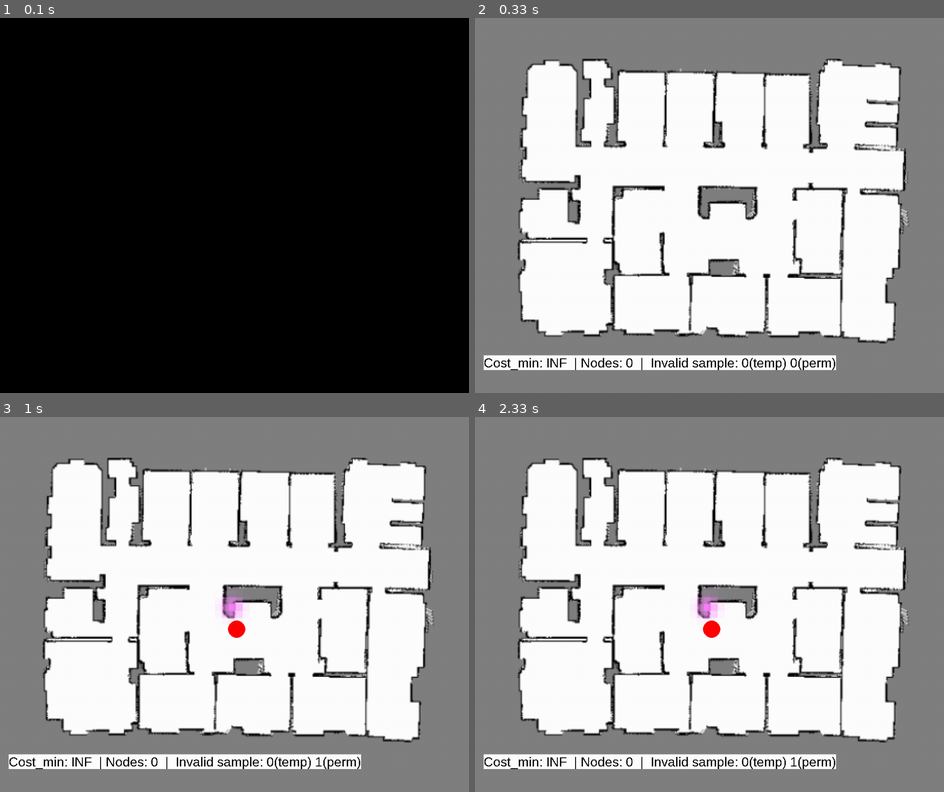
Above: before the commit, frames 1-4 (two rows, left to right).
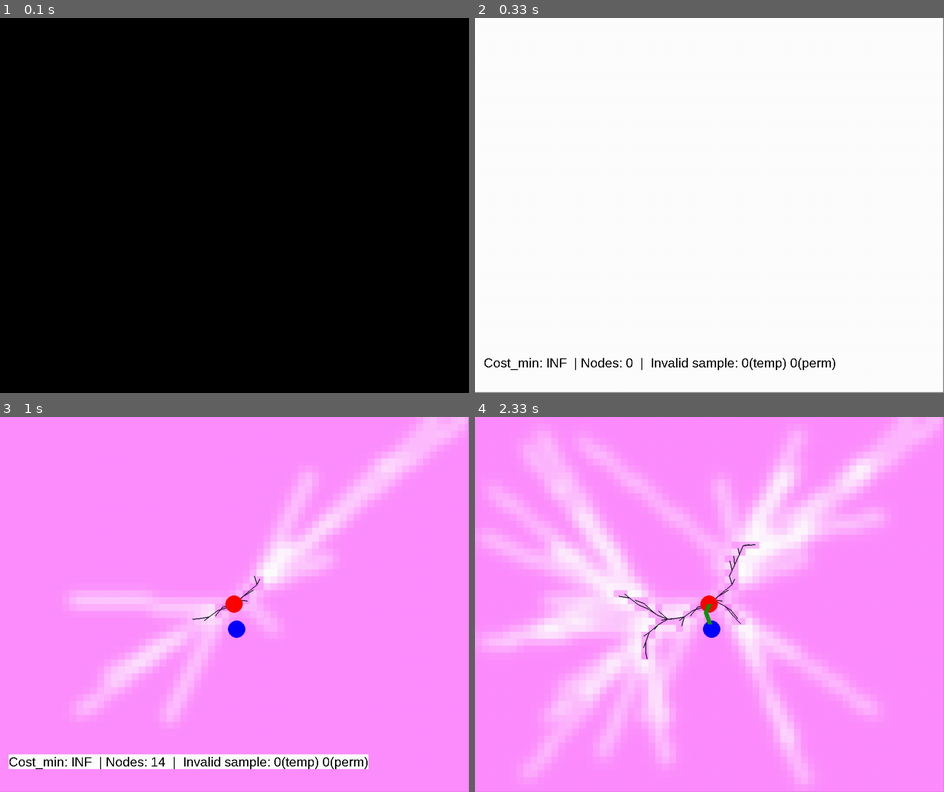
Above: after the commit, the same moments.

Repository: soraxas/sbp-env
Game: pygame game, started from rrtstar.py
Same seed, same stepped clock (60 frames per second), same inputs: the game is played once before the commit and once after it.
Inputs (mouse positions are in pixels of both pictures, inside the frame that each line leads up to):
- Up to frame 1 (0.1 s): no input
- Up to frame 2 (0.33 s): no input
- Up to frame 3 (1 s): click (234, 604) at 0.38 s; click (234, 630) at 0.72 s
- Up to frame 4 (2.33 s): no input

Frame 1 is identical in both runs. In frame 2, 48% of the frame differs, in the area x 0-100%, y 0-100%; in frame 3, 97%; in frame 4, 98%.

Commit message:
before re-structuring

Diff:
--- a/rrtstar.py
+++ b/rrtstar.py
@@ -257,14 +257,13 @@
                     # if not perma:
                         # if prob_vector[x][y] > :
                             # prob_vector[x][y] -= 1
-                            self.prob_vector[x][y] -= (100-self.prob_vector[x][y])*0.2
-                            if self.prob_vector[x][y] < 15:
-                                self.prob_vector[x][y] = 15
+                    self.prob_vector[x][y] -= (100-self.prob_vector[x][y])*0.1
+                    if self.prob_vector[x][y] < 5:
+                        self.prob_vector[x][y] = 5
                     # else:
                         # pass
                         # prob_vector[x][y] = 0
                         # prob_vector_locks[x][y] = 1
-
                 else:
                     # if False:
                     # fix it at 75%
@@ -456,8 +455,8 @@
                     sys.exit("Leaving.")
 
     def get_vector_alpha_parameters(self, vector):
-        max_prob = self.prob_vector_normalized.max()
-        min_prob = self.prob_vector_normalized.min()
+        max_prob = vector.max()
+        min_prob = vector.min()
         denominator = max_prob-min_prob
         if denominator == 0:
             denominator = 1 # prevent division by zero
Binary file changed: map.png
